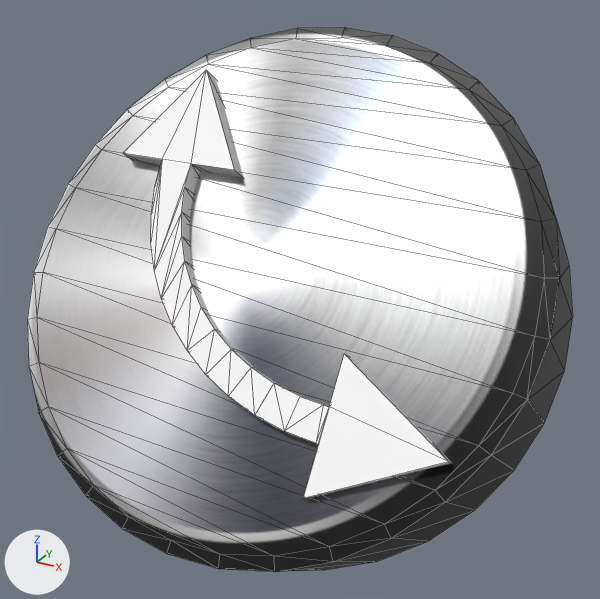
Before and after pictures for a commit that changed the glTF model modelos 3D Porta avião/arrow-left.gltf.
One viewpoint serves both versions: a 50 mm camera at (-0.151, -1.909, 0.478) aimed at (-0.387, -1.481, 0.264). Arrows for +X, +Y and +Z are at lower left; the lights stay in place. Mesh edges are drawn as thin lines.

Names of what the first picture shows: 'Circle', 'instance_1'.
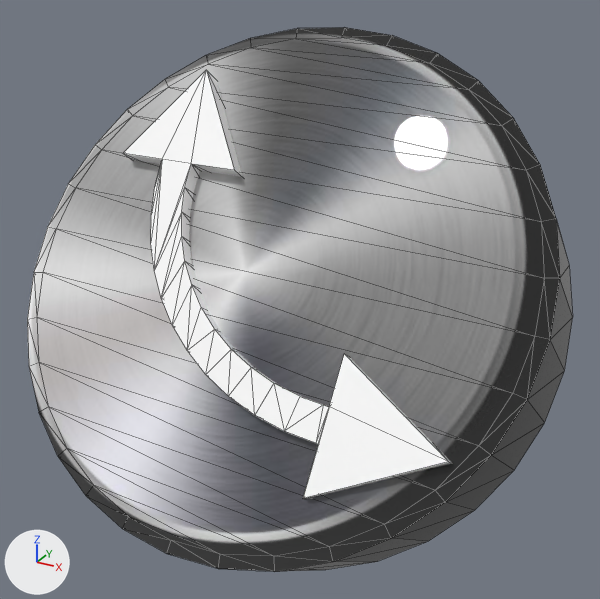
The newer file is also turned or shifted as a whole; pictures and numbers use the older file's frame.

Boxes (x1, y1, x2, y2) around the edits, measured in the pictures (600 x 599 px):
'Circle', surface changed
    both: (27, 27, 573, 572)

Patch to the scene script:
```diff
--- a/modelos 3D Porta avião/arrow-left.gltf.py
+++ b/modelos 3D Porta avião/arrow-left.gltf.py
@@ mat_material_003 @@
 mat_material_003.texture = img_capturar
-mat_material_003.metallic = 1.0
-mat_material_003.roughness = 0.364
+mat_material_003.roughness = 0.0
```
